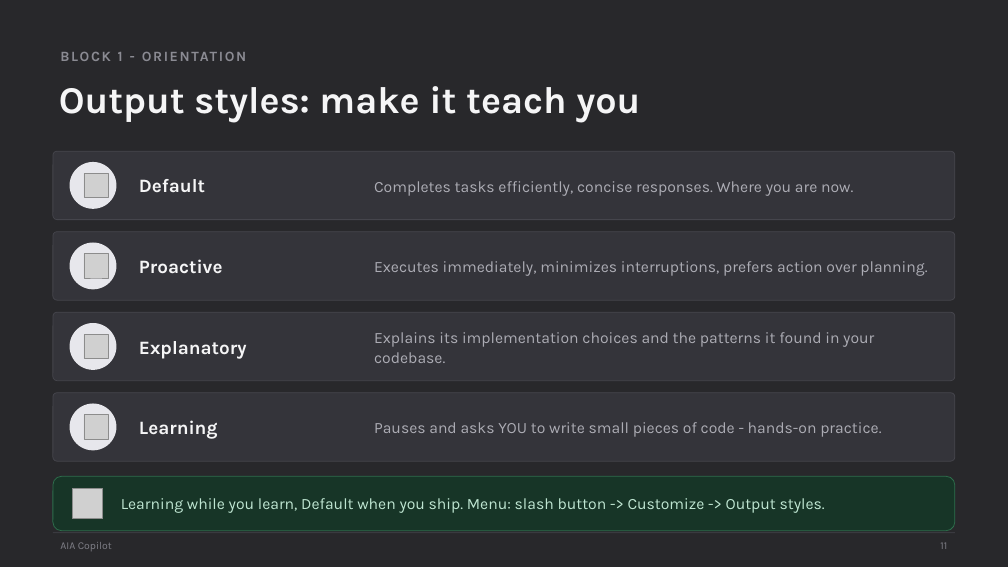
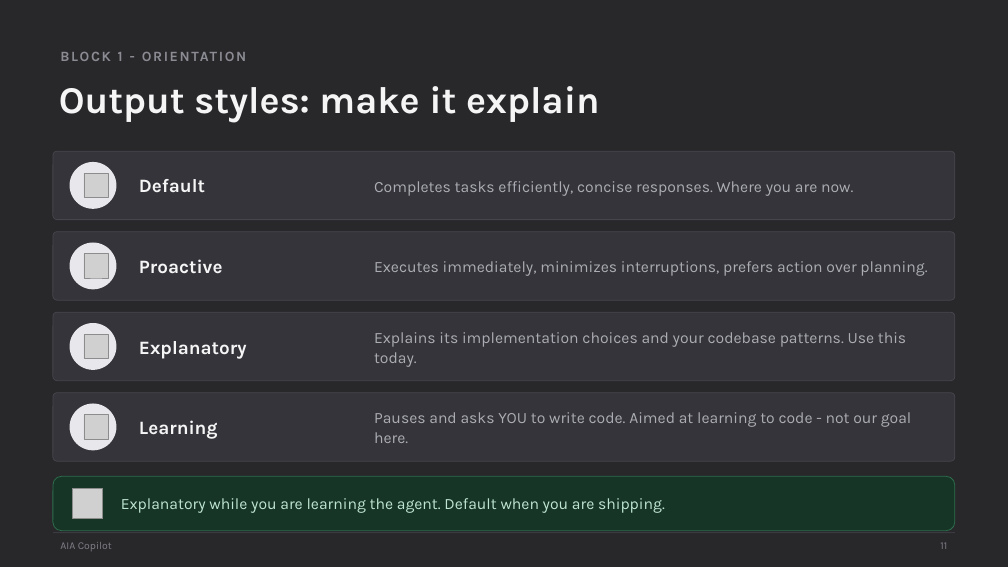
Before and after one commit to scottrhay/AIA-ClaudeCopilot, a slide deck: slide 11 of claude-code-3day/slides/Day1_Claude_Code_Fundamentals.pptx. Drawn at 1008x567 pixels with LibreOffice and Linux fonts; fonts in the diff are those of the drawing; grey boxes stand for pictures. Boxes give left, top, right and bottom in pixels: in the first picture for what was removed or moved away, otherwise in the second. Text is boxed around its words. In the diff, an @@ line names an element or a change of style, - is before the commit and + after.

Commit message:
Output styles: recommend Explanatory; Learning explicitly ruled out - it teaches coding, not agent direction

```diff
--- a/claude-code-3day/slides/Day1_Claude_Code_Fundamentals.pptx
+++ b/claude-code-3day/slides/Day1_Claude_Code_Fundamentals.pptx
@@ text at bbox=[59, 86, 600, 122]: text changed @@
-Output styles: make it teach you
+Output styles: make it explain
@@ text at bbox=[374, 332, 906, 367]: text changed @@
-Explains its implementation choices and the patterns it found in your codebase.
+Explains its implementation choices and your codebase patterns. Use this today.
@@ text at bbox=[374, 412, 912, 443]: text changed @@
-Pauses and asks YOU to write small pieces of code - hands-on practice.
+Pauses and asks YOU to write code. Aimed at learning to code - not our goal here.
@@ text at bbox=[121, 498, 665, 513]: text changed @@
-Learning while you learn, Default when you ship. Menu: slash button -> Customize -> Output styles.
+Explanatory while you are learning the agent. Default when you are shipping.
```
